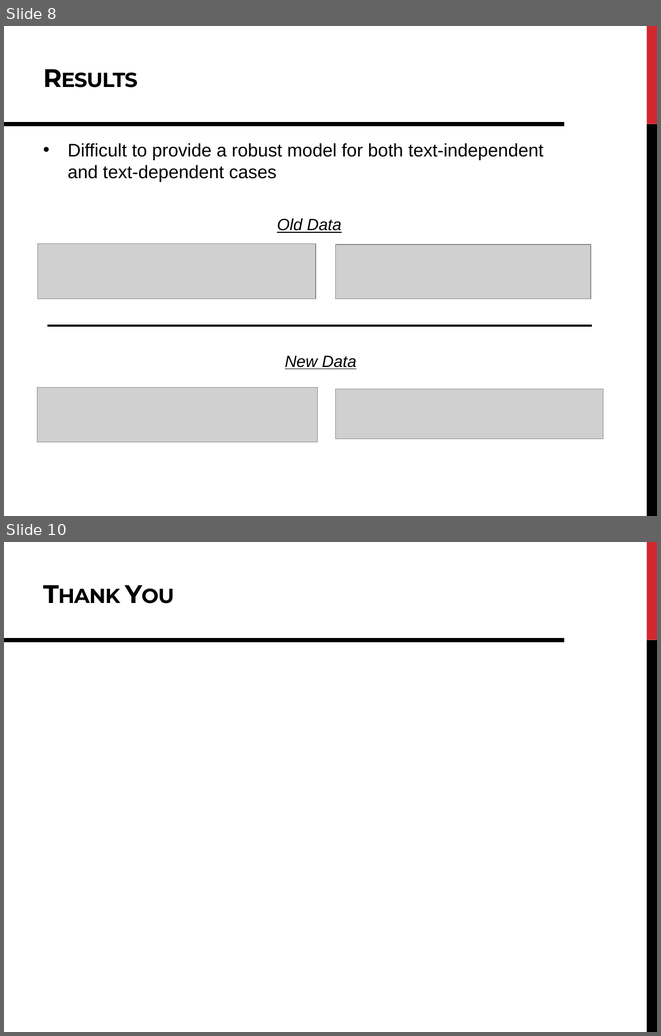
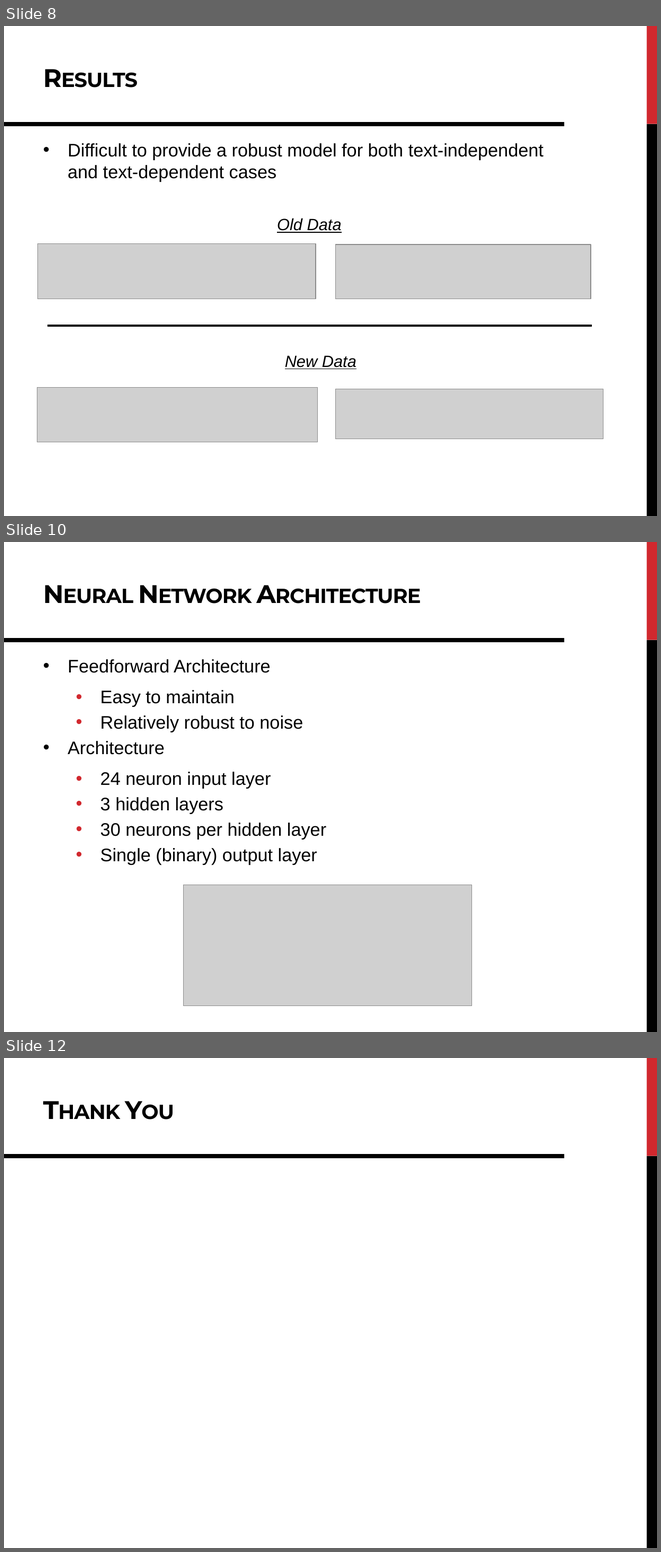
Before and after one commit to DavidRosenwasser/EE_M214A, a slide deck: Report/M214A Project Presentation.pptx. Shown one above the other, each under a label of ours: slides 8 and 10 before the commit, slides 8, 10 and 12 after it; the slides between them are not shown. The pictures are 661x1036 and 661x1552 pixels, drawn with LibreOffice and Linux fonts; fonts in the diff are those of the drawing; grey boxes stand for pictures. Boxes give left, top, right and bottom in pixels: in the first picture for what was removed or moved away, otherwise in the second. Text is boxed around its words. In the diff, an @@ line names an element or a change of style, - is before the commit and + after.

```diff
--- a/Report/M214A Project Presentation.pptx
+++ b/Report/M214A Project Presentation.pptx
@@ slide 10 added at box(4, 542, 657, 1032), background #FFFFFF; not listed: 2 template elements that a slide beside it also shows @@
@@ line added from (4, 640) to (564, 640), #000000 4.5 pt @@
@@ text added at box(68, 659, 326, 865), 20 pt, text #000000 @@
+• Feedforward Architecture
+  • Easy to maintain
+  • Relatively robust to noise
+• Architecture
+  • 24 neuron input layer
+  • 3 hidden layers
+  • 30 neurons per hidden layer
+  • Single (binary) output layer
@@ title added at box(174, 659, 271, 673), 28 pt, text #000000, bold, small capitals @@
+Neural Network Architecture
@@ picture added at box(184, 885, 472, 1006) @@
@@ what was slide 10 is now slide 12 @@
```
Also in this commit, not shown: 2 other slides added, 1 slide removed.
